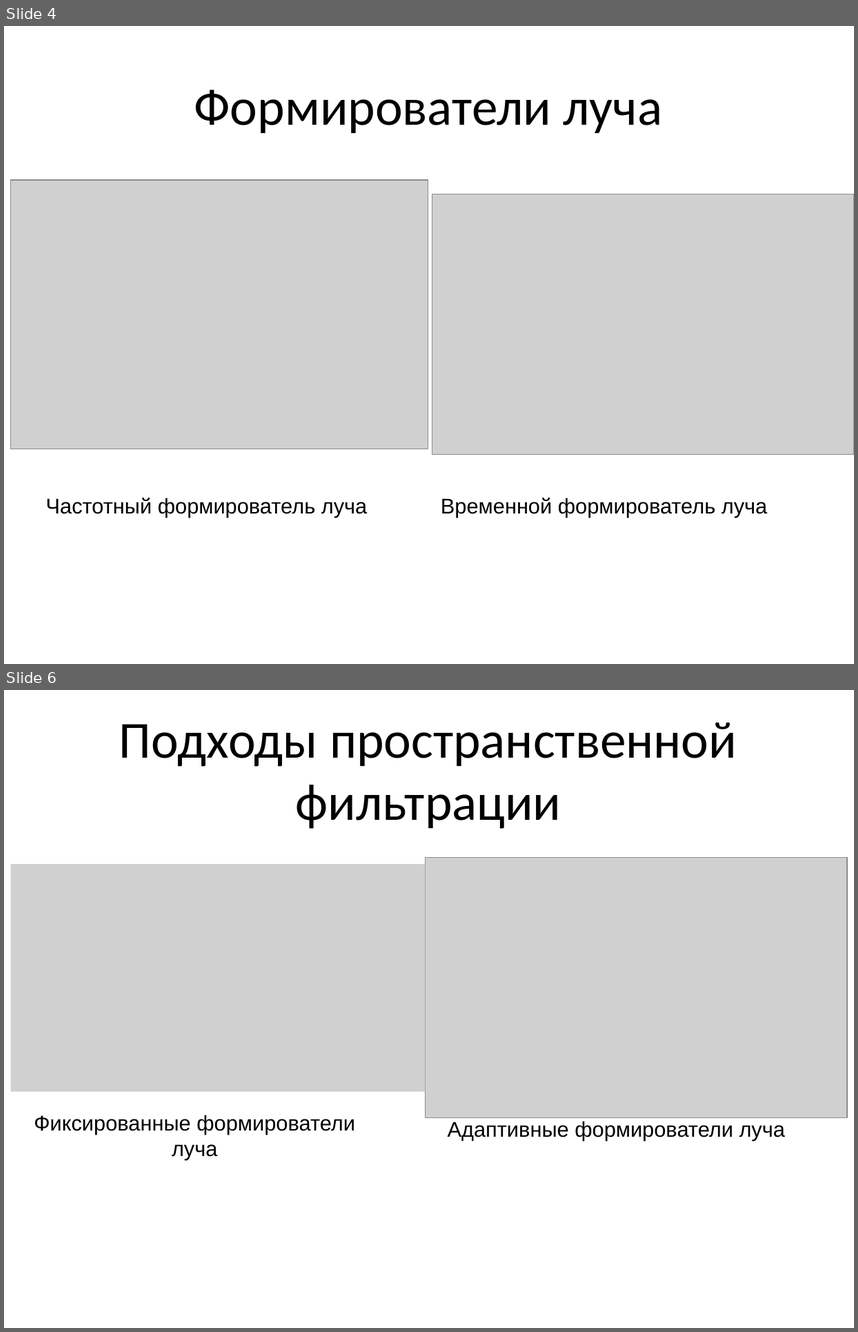
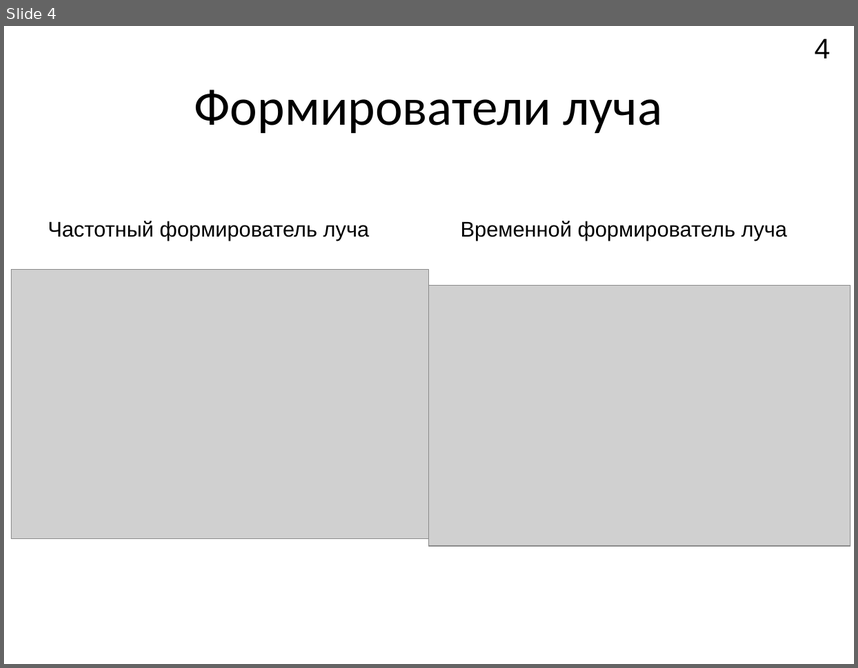
Before and after one commit to Rernamp/microphone_arrays, a slide deck: student_session_2021/Доклад.pptx. Shown one above the other, each under a label of ours: slides 4 and 6 before the commit, slide 4 after it; the slides between them are not shown. The pictures are 858x1332 and 858x668 pixels, drawn with LibreOffice and Linux fonts; fonts in the diff are those of the drawing; grey boxes stand for pictures. Boxes give left, top, right and bottom in pixels: in the first picture for what was removed or moved away, otherwise in the second. Text is boxed around its words. In the diff, an @@ line names an element or a change of style, - is before the commit and + after.

```diff
--- a/student_session_2021/Доклад.pptx
+++ b/student_session_2021/Доклад.pptx
@@ slide 6 removed at (x1=4, y1=690, x2=854, y2=1328), background #FFFFFF @@
@@ text removed at (x1=119, y1=722, x2=737, y2=829) @@
-Подходы пространственной фильтрации
@@ picture removed at (x1=11, y1=865, x2=426, y2=1092) @@
@@ picture removed at (x1=426, y1=858, x2=847, y2=1118) @@
@@ text removed at (x1=34, y1=1114, x2=355, y2=1159) @@
-Фиксированные формирователи луча
@@ text removed at (x1=448, y1=1121, x2=785, y2=1141) @@
-Адаптивные формирователи луча
@@ slide 4 changed as well @@
@@ page number added at (x1=815, y1=38, x2=831, y2=58), 24 pt, text #000000 @@
+4
@@ text "Частотный формирователь луча" moved from (x1=46, y1=497, x2=367, y2=517) to (x1=48, y1=221, x2=369, y2=241) @@
@@ text "Временной формирователь луча" moved from (x1=441, y1=497, x2=767, y2=517) to (x1=461, y1=221, x2=787, y2=241) @@
@@ picture moved from (x1=11, y1=180, x2=428, y2=448) to (x1=12, y1=269, x2=429, y2=538) @@
@@ picture moved from (x1=432, y1=194, x2=854, y2=454) to (x1=429, y1=285, x2=851, y2=546) @@
```
Also in this commit, not shown: 6 other slides changed, 5 slides added, 4 other slides removed.
